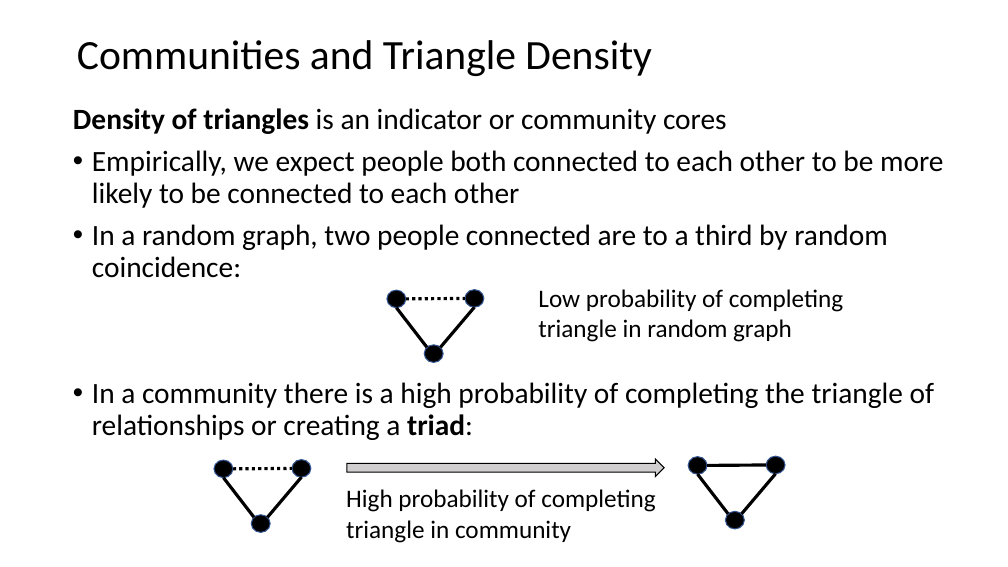
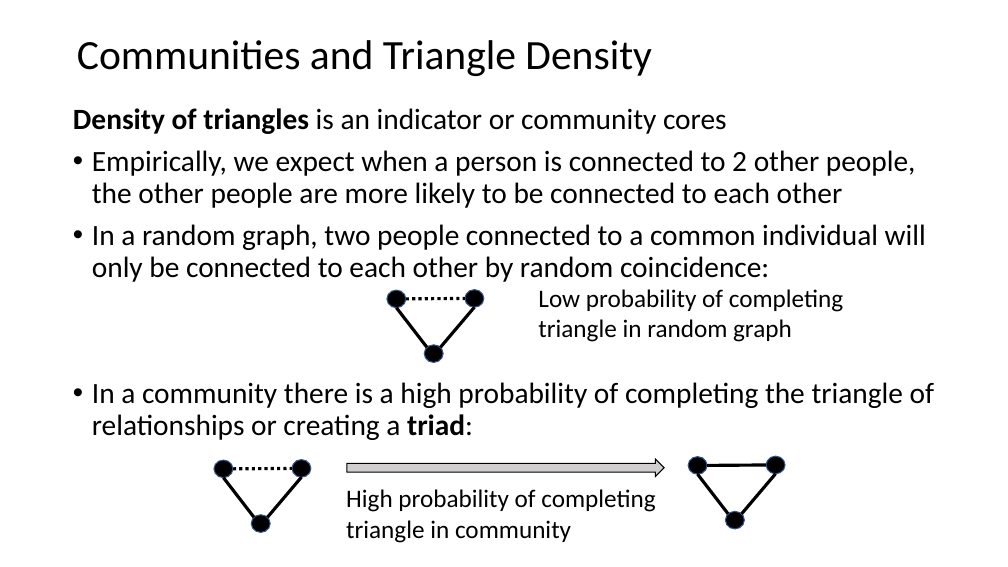
Before and after one commit to StephenElston/CSCI-E-108, a slide deck: slide 15 of slides/9_SocialNetworkAnalysis.pptx. Drawn at 1008x567 pixels with LibreOffice and Linux fonts; fonts in the diff are those of the drawing. Boxes give left, top, right and bottom in pixels: in the first picture for what was removed or moved away, otherwise in the second. Text is boxed around its words. In the diff, an @@ line names an element or a change of style, - is before the commit and + after.

Commit message:
Fixed typos in slides

```diff
--- a/slides/9_SocialNetworkAnalysis.pptx
+++ b/slides/9_SocialNetworkAnalysis.pptx
@@ text at (92,150,926,282): text changed @@
-• Empirically, we expect people both connected to each other to be more likely to be connected to each other
-• In a random graph, two people connected are to a third by random coincidence:
+• Empirically, we expect when a person is connected to 2 other people, the other people are more likely to be connected to each other
+• In a random graph, two people connected to a common individual will only be connected to each other by random coincidence:
```
Also in this commit, not shown: 5 other slides changed.
